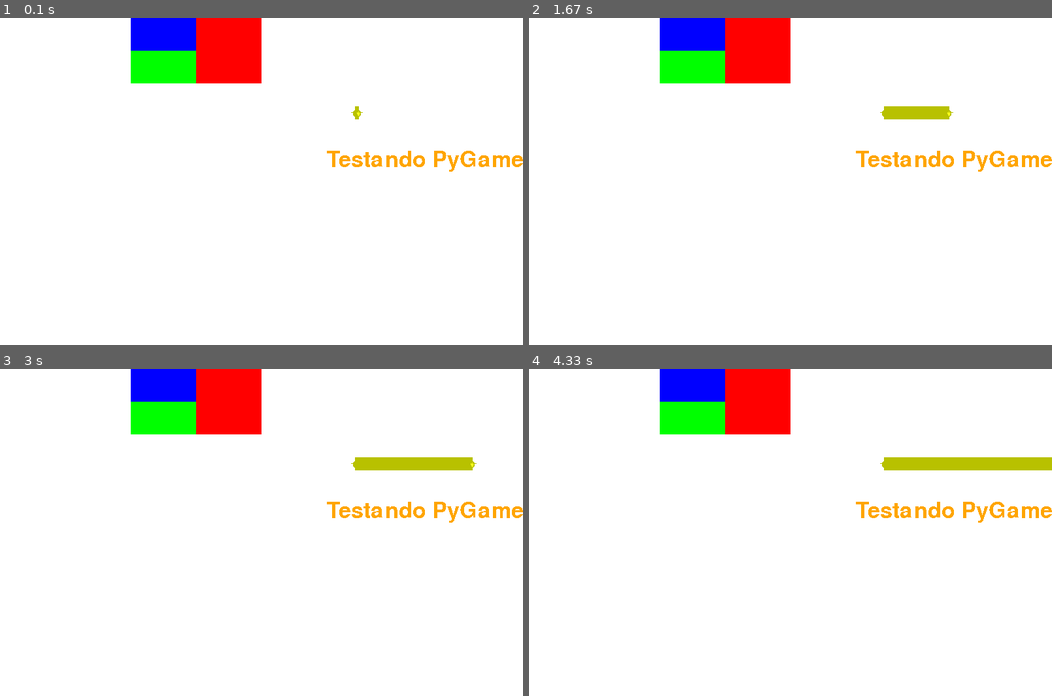
Above: before the commit, frames 1-4 (two rows, left to right).
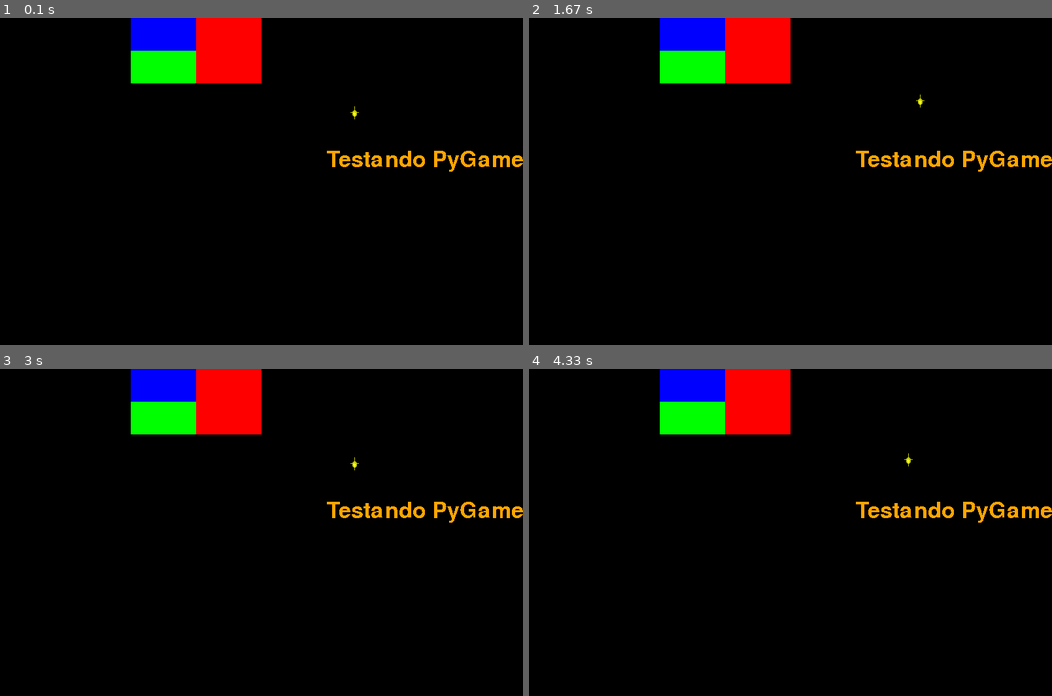
Above: after the commit, the same moments.

Repository: UNIVEM-BCC-BSI/Cosmos-Learning
Game: pygame game, started from tests/PyGame/pyGame-Features.py
Two runs of this game, one before a commit and one after it. Both use one fixed random seed, a clock stepped at 60 frames per second and the inputs below.
Inputs:
- Up to frame 1 (0.1 s): no input
- Up to frame 2 (1.67 s): hold D 0.33-0.8 s; hold W 0.83-1.13 s; hold D 1.17-1.63 s
- Up to frame 3 (3 s): hold A 1.67-2.2 s; hold S 2.23-2.53 s; hold A 2.57-2.97 s
- Up to frame 4 (4.33 s): hold W 3-3.37 s; hold D 3.4-4.03 s; hold S from 4.07 s (still down)

The runs differ from the first frame. In frame 1, 94% of the frame differs, in the area x 0-100%, y 0-100%; in frame 2, 94%; in frame 3, 94%; in frame 4, 94%.

Commit message:
adicionado sistema de movimentação

Diff:
--- a/tests/PyGame/pyGame-Features.py
+++ b/tests/PyGame/pyGame-Features.py
@@ -39,7 +39,7 @@
 green = pygame.Surface((100,50))
 green.fill("green")
 
-testImage = pygame.image.load("./tests/PyGame/starSprite.png")
+testImage = pygame.image.load("tests/PyGame/starSprite.png")
 #Permite carregar uma imagem para mais tarde ser usada como Surface
 
 testText = pygame.font.Font(None, 50)
@@ -50,15 +50,48 @@
 #o texto fica mais "arredondado"
 
 #Posição X do testImage
-testImagePosX = 500
+testImageX = 500
+testImageY = 100
 
 while True:
+
+    screen.fill("black")
+    #Como o metodo blit desenha na tela, sempre a pinta de preto para permitir
+    #a movimentação do personagem
+
+    #Um outro jeito de checar as teclas apertadas
+    keys = pygame.key.get_pressed()
+    if keys[pygame.K_w]:
+        #Se existe pygame.K_w dentro de keys
+        testImageY -= 1
+    if keys[pygame.K_s]:
+        testImageY += 1
+    if keys[pygame.K_a]:
+        testImageX -= 1
+    if keys[pygame.K_d]:
+        testImageX += 1
+
     for event in pygame.event.get():
         #Gera uma lista de eventos registrados pelo pygame
         if event.type == pygame.QUIT:
             pygame.quit()
             exit()
             #Fecha o interpretador do código impedindo o while True de continuar
+
+        #Outro jeito de fazer
+
+#        if event.type == pygame.KEYDOWN:
+#            if event.key == pygame.K_w:
+#                testImageY -= 1
+#                #decrementa pq (0,0) é no canto superior esquerdo
+#            if event.key == pygame.K_s:
+#                testImageY += 1
+#                #incrementa pq (0,0) é no canto superior esquerdo
+#            if event.key == pygame.K_a:
+#                testImageX -= 1
+#            if event.key == pygame.K_d:
+#                testImageX += 1
+
 
     screen.blit(testSurface, (200,0))
     #Posiciona o testSurface dentro da Screen
@@ -70,9 +103,9 @@
     screen.blit(green, (200,50))
     #Perceba que pygame permite sobreposição
 
-    testImagePosX += 1
+    screen.blit(testImage, (testImageX, testImageY))
+    #Perceber que fica desenhando em cima da imagem anterior enquanto move
 
-    screen.blit(testImage, (testImagePosX,100))
     #A tupla esta passando a margem que o objeto deve ter em X e Y
     #Lembrando que o ponto X = 0 e Y = 0 no pygame é no canto superior esquerdo
 
